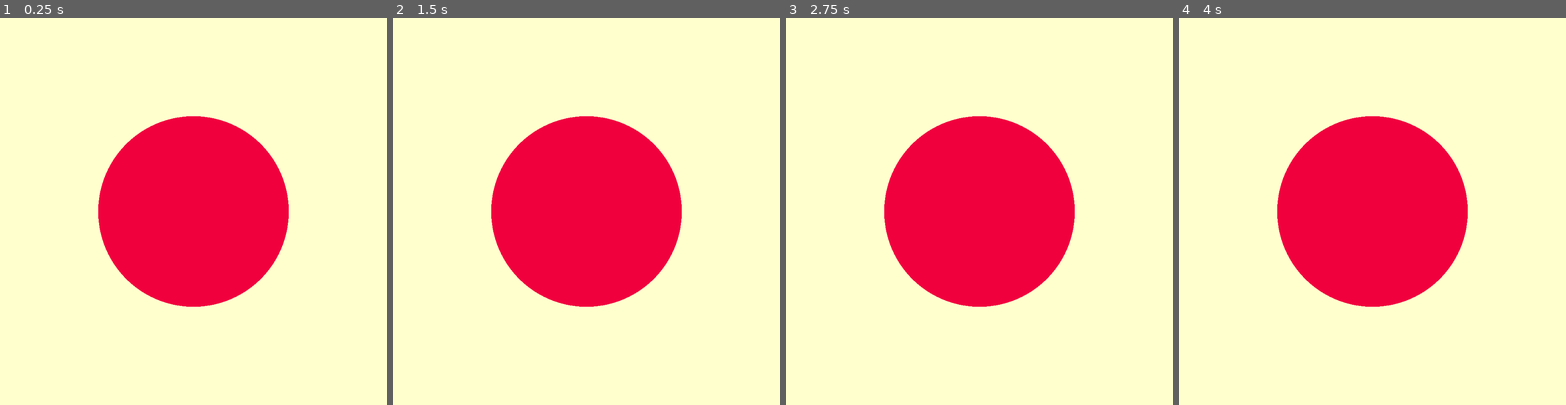
Above: before the commit, frames 1-4 (left to right).
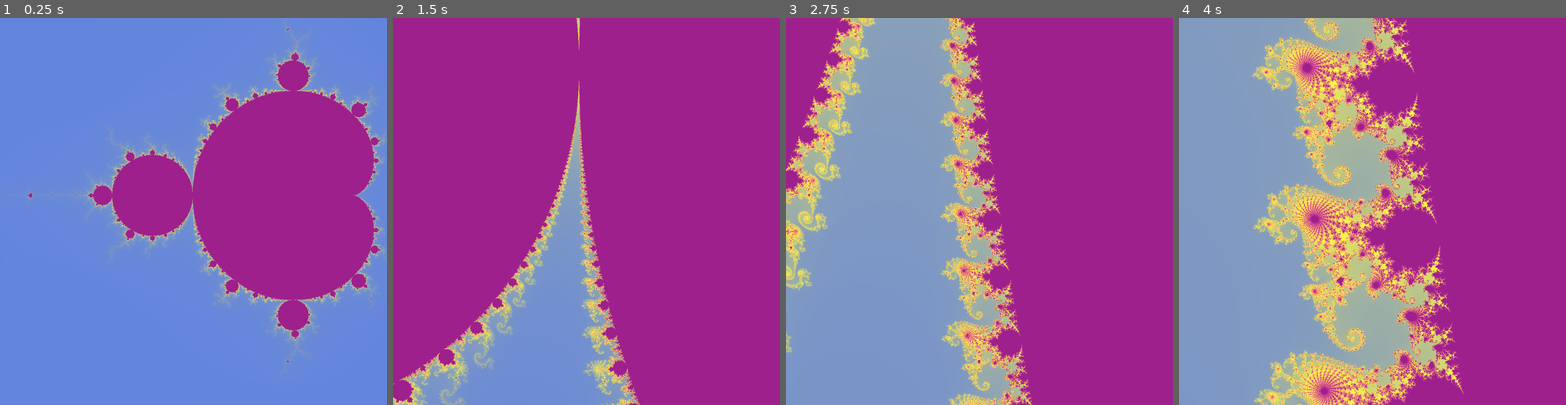
Above: after the commit, the same moments.

Repository: PhilippeZ-Dev/CreativeCoding
Game: Godot game, scene res://Scenes/fractals.tscn
Same seed, same stepped clock (60 frames per second), same inputs: the game is played once before the commit and once after it.
Inputs:
- Up to frame 1 (0.25 s): no input
- Up to frame 2 (1.5 s): no input
- Up to frame 3 (2.75 s): no input
- Up to frame 4 (4 s): no input

The runs differ from the first frame. In frame 1, 100% of the frame differs, in the area x 0-100%, y 0-100%; in frame 2, 100%; in frame 3, 100%; in frame 4, 100%.

Commit message:
scene changes

Diff:
--- a/Materials/M_RayMarching.tres
+++ b/Materials/M_RayMarching.tres
@@ -18,7 +18,7 @@
 shader_parameter/_lightColor = Color(1, 1, 1, 1)
 shader_parameter/_minShadowLevel = 0.70000003325
 shader_parameter/_shapeRotation = Vector3(0, 0, 0)
-shader_parameter/_shapeLerp = 0.0
+shader_parameter/_shapeLerp = 1.0
 shader_parameter/_h_radius = 2.0
 shader_parameter/_h_expansion = 0.3
 shader_parameter/_h_Z_scale = 1.5
--- a/Scenes/fractals.tscn
+++ b/Scenes/fractals.tscn
@@ -39,7 +39,6 @@
 metadata/_edit_use_anchors_ = true
 
 [node name="Mandelbrot_rect" type="ColorRect" parent="Fractals" unique_id=1077240613]
-visible = false
 material = ExtResource("1_bup5k")
 layout_mode = 0
 offset_right = 1000.0
@@ -65,6 +64,7 @@
 metadata/_edit_use_anchors_ = true
 
 [node name="Newton" type="ColorRect" parent="Fractals" unique_id=1200717099]
+visible = false
 material = ExtResource("6_pkxfo")
 layout_mode = 0
 offset_right = 1000.0
@@ -72,6 +72,7 @@
 metadata/_edit_use_anchors_ = true
 
 [node name="RayMarching" type="ColorRect" parent="Fractals" unique_id=1889117300]
+visible = false
 material = ExtResource("7_pkxfo")
 layout_mode = 0
 offset_right = 1000.0
--- a/Shaders/Mandelbrot.gdshader
+++ b/Shaders/Mandelbrot.gdshader
@@ -24,23 +24,21 @@
 	float aspect_ratio = SCREEN_PIXEL_SIZE.x / SCREEN_PIXEL_SIZE.y;
 
 	float zoomIn = 0.0;
-	zoomIn = zoom + (pow(TIME, zoomSpeed));
+	zoomIn = zoom + pow(TIME, zoomSpeed);
 
 	//vec2 uv = (UV - 0.5) * vec2(1.5, 1.0) / zoomIn + offset;
 
 	vec2 adjustedUV = (UV - 0.5);
-    adjustedUV.y *= aspect_ratio;
+	adjustedUV.y *= aspect_ratio;
 	vec2 adjustedOffset = vec2(offset.x, offset.y / aspect_ratio);
-
-    vec2 uv = adjustedUV / zoomIn + adjustedOffset;
-
+	vec2 uv = adjustedUV / zoomIn + adjustedOffset;
 
 
 	vec2 z = vec2(0.0);
 	int iter = 0;
     for (int i = 0; i < iterations; i++)
 	{
-        z = Mandelbrot(z, uv);
+		z = Mandelbrot(z, uv);
 
 		if (length(z) > 2.0)
 		{
